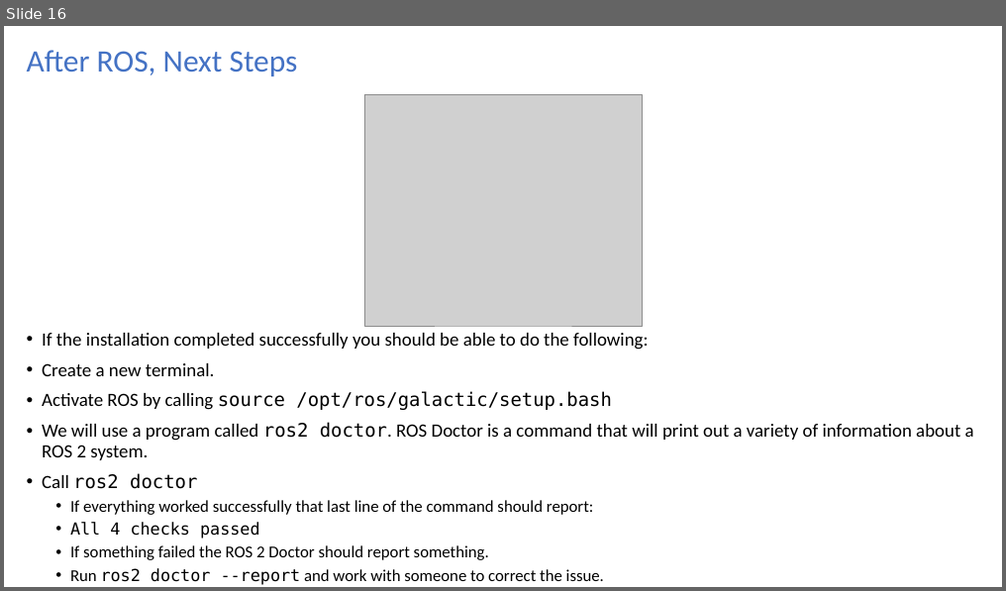
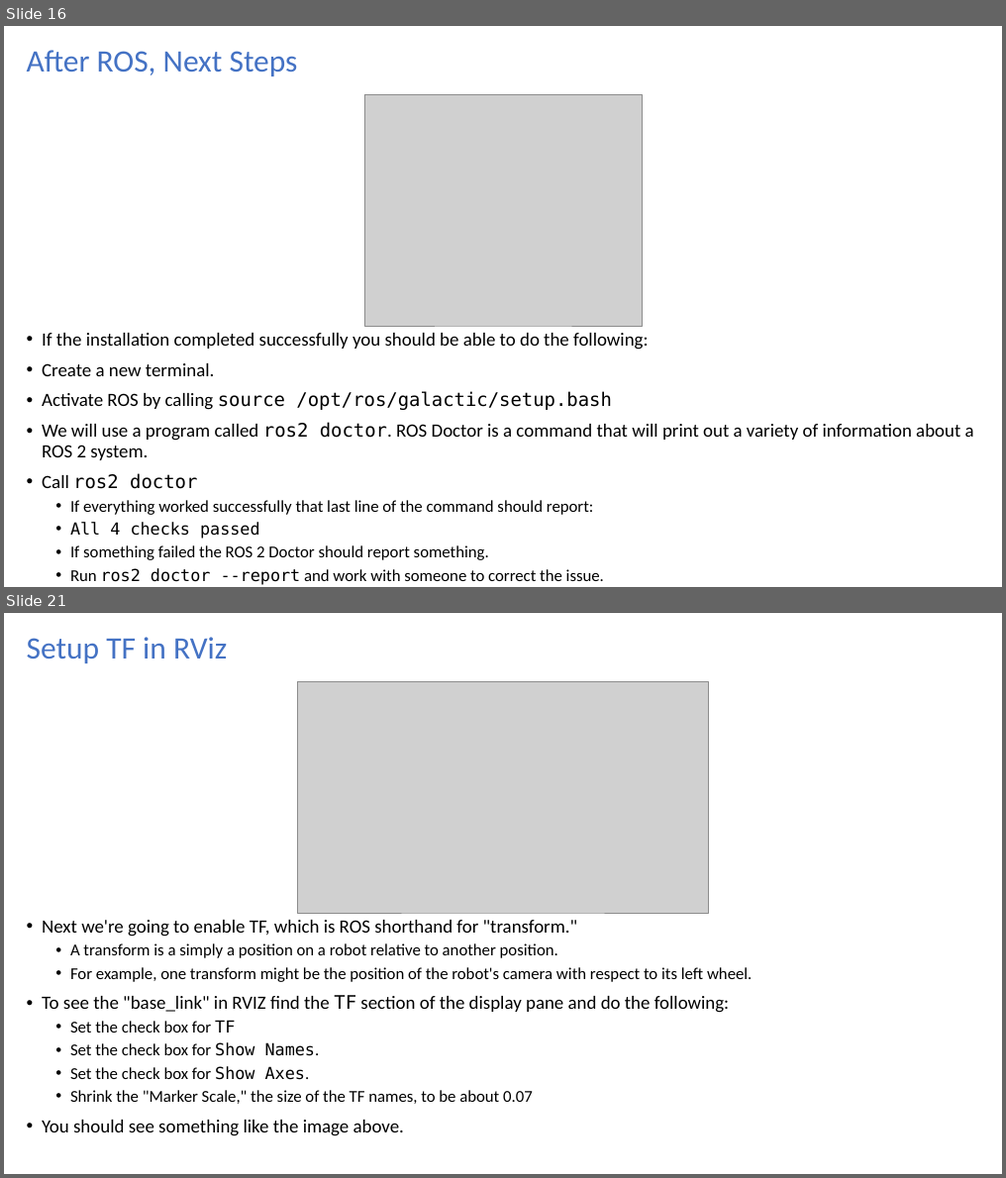
Before and after one commit to turtlebot/TurtleBot4Lessons, a slide deck: units/Unit00-TB4-Introduction/L02-TurtleBotIsGo/U00-L02-TurtleBotIsGo.ppt. Shown one above the other, each under a label of ours: slide 16 before the commit, slides 16 and 21 after it; the slides between them are not shown. The pictures are 1006x591 and 1006x1178 pixels, drawn with LibreOffice and Linux fonts; fonts in the diff are those of the drawing; grey boxes stand for pictures. Boxes give left, top, right and bottom in pixels: in the first picture for what was removed or moved away, otherwise in the second. Text is boxed around its words. In the diff, an @@ line names an element or a change of style, - is before the commit and + after.

```diff
--- a/units/Unit00-TB4-Introduction/L02-TurtleBotIsGo/U00-L02-TurtleBotIsGo.ppt
+++ b/units/Unit00-TB4-Introduction/L02-TurtleBotIsGo/U00-L02-TurtleBotIsGo.ppt
@@ slide 21 added at (4,613,1002,1174), background #FFFFFF @@
@@ title added at (27,637,227,663), 30 pt, text #4472C4 @@
+Setup TF in RViz
@@ picture added at (297,682,709,913) @@
@@ text added at (42,920,751,1137), 16 pt, text #000000 @@
+• Next we're going to enable TF, which is ROS shorthand for "transform."
+  • A transform is a simply a position on a robot relative to another position.
+  • For example, one transform might be the position of the robot's camera with respect to its left wheel.
+• To see the "base_link" in RVIZ find the TF section of the display pane and do the following:
+  • Set the check box for TF
+  • Set the check box for Show Names.
+  • Set the check box for Show Axes.
+  • Shrink the "Marker Scale," the size of the TF names, to be about 0.07
+• You should see something like the image above.
```
Also in this commit, not shown: 2 slides changed, 6 other slides added, 1 slide removed, 7 other files.
